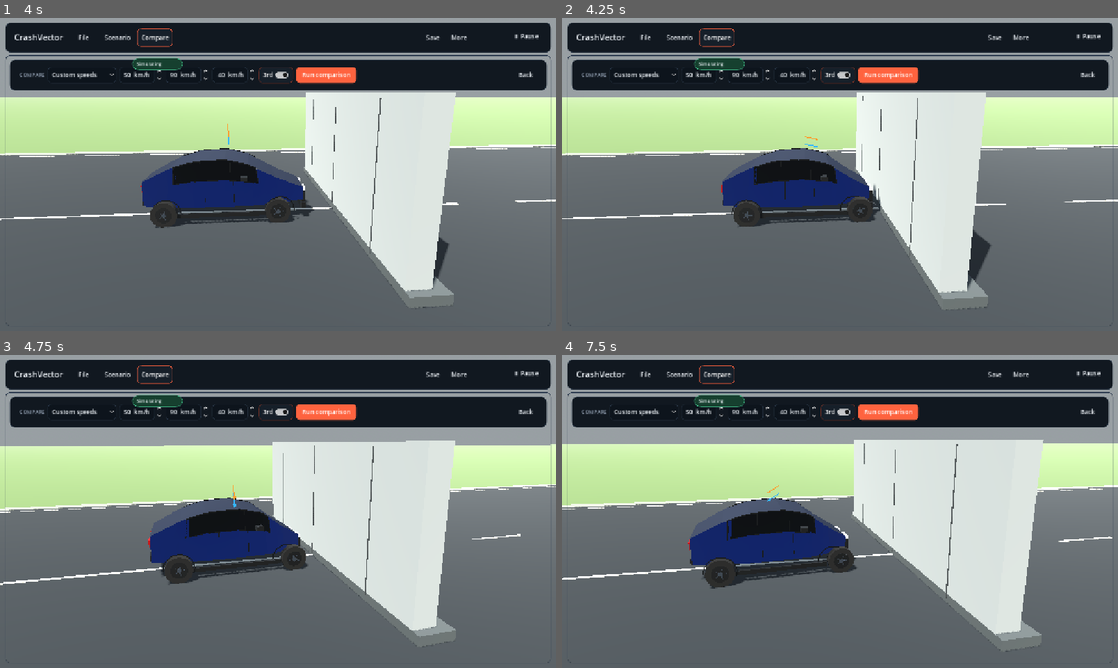
Above: before the commit, frames 1-4 (two rows, left to right).
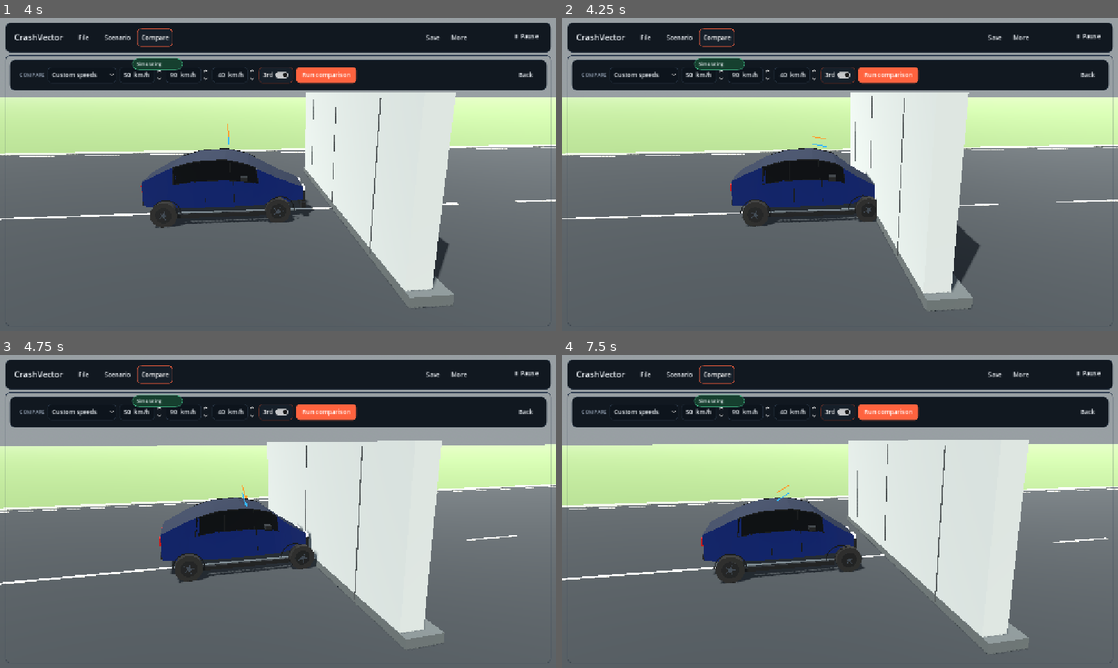
Above: after the commit, the same moments.

Repository: ArrowSK/crashvector
Game: Godot game, scene res://app/main.tscn
The game is run twice, just before and just after one commit, with the same random seed, the same clock (stepped at 60 frames per second) and the same inputs.
Inputs (mouse positions are in pixels of both pictures, inside the frame that each line leads up to):
- Up to frame 1 (4 s): click "File" at 0.5 s; click "Scenario" at 1.25 s; click "Compare" at 2 s; click "More" at 2.75 s; click "▶ Run simulation" at 3.5 s
- Up to frame 2 (4.25 s): no input
- Up to frame 3 (4.75 s): tap Enter at 4.25 s; move the mouse to (400, 495) at 4.27 s; hold Right from 4.28 s (still down); click (400, 495) at 4.42 s
- Up to frame 4 (7.5 s): release Right at 5 s; drag from (728, 527) to (812, 574) at 5.02 s; move the mouse to (895, 442) at 5.77 s; hold Right 5.78-6.5 s; drag from (812, 574) to (673, 464) at 6.52 s; move the mouse to (1006, 558) at 7.27 s; hold Left from 7.28 s (still down)

Frame 1 is identical in both runs. In frame 2, 5.3% of the frame differs, in the area x 0-100%, y 23-94%; in frame 3, 4.4%; in frame 4, 5.7%, in the area x 0-100%, y 27-96%.

Commit message:
fix: preserve passenger collision-face authority

Diff:
--- a/src/vehicles/vehicle_visual_profile_catalog.gd
+++ b/src/vehicles/vehicle_visual_profile_catalog.gd
@@ -109,16 +109,18 @@
 	}
 
 static func production_front_face_x_m(preset_id: StringName, structural_front_x_m: float) -> float:
-	# The neutral Kenney body is centred on the authoritative structural lower
-	# envelope and fitted to PassengerCarCatalog.representative_length_m. Derive
-	# the visible nose from those same inputs instead of asset-specific measured
-	# constants, so changing source proportions cannot silently move collision.
-	var catalog := PassengerCarCatalog.data(preset_id)
-	var intended_length_m := float(catalog.get("representative_length_m", 0.0))
-	var base_front_x := CompactHatchbackBuilder.STATION_X[CompactHatchbackBuilder.FRONT_STATION]
-	var scale_x := structural_front_x_m / maxf(base_front_x, 0.001)
-	var structural_rear_x := CompactHatchbackBuilder.STATION_X[CompactHatchbackBuilder.REAR_STATION] * scale_x
-	var structural_center_x := (structural_rear_x + structural_front_x_m) * 0.5
-	if intended_length_m <= 0.001:
-		return structural_front_x_m
-	return structural_center_x + intended_length_m * 0.5
+	# The M16.2 renderer preserves each Kenney body with a uniform source fit.
+	# Its real nose therefore is not, in general, the last structural-cage
+	# station. These neutral local X extents are measured from the exact shipped
+	# asset plus profile fit. M19 rebuilds every production skin and asserts this
+	# contract against the generated mesh, so a changed asset or fit cannot leave
+	# a collision volume ahead of the visible car.
+	const neutral_faces := {
+		PassengerCarCatalog.A_SEGMENT_CITY: 1.7649,
+		PassengerCarCatalog.B_SEGMENT_HATCHBACK: 1.5571,
+		PassengerCarCatalog.C_SEGMENT_COMPACT: 1.1397,
+		PassengerCarCatalog.D_SEGMENT_MIDSIZE: 0.9604,
+		PassengerCarCatalog.J_SEGMENT_SUV: 1.6757,
+		PassengerCarCatalog.M_SEGMENT_MPV: 1.8276,
+	}
+	return float(neutral_faces.get(preset_id, structural_front_x_m))
